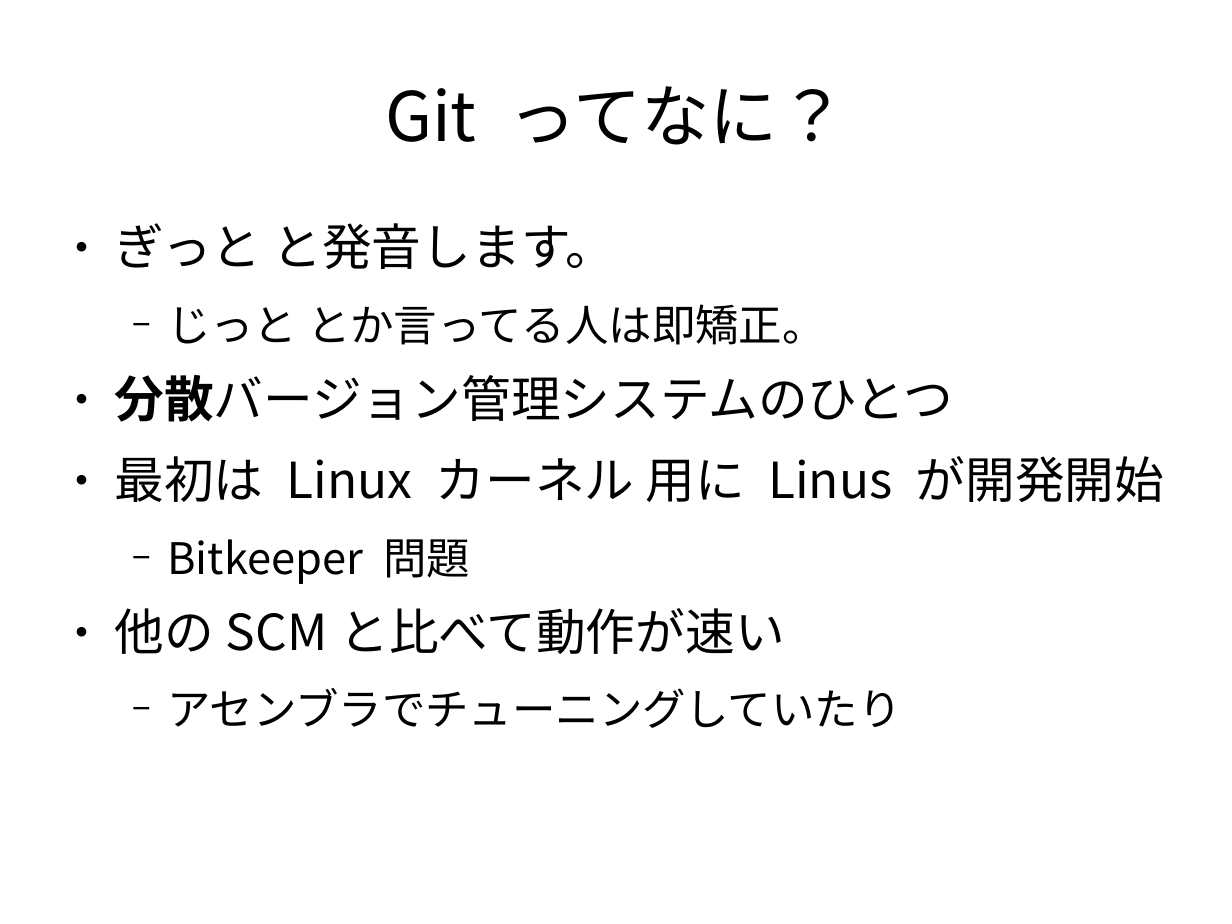
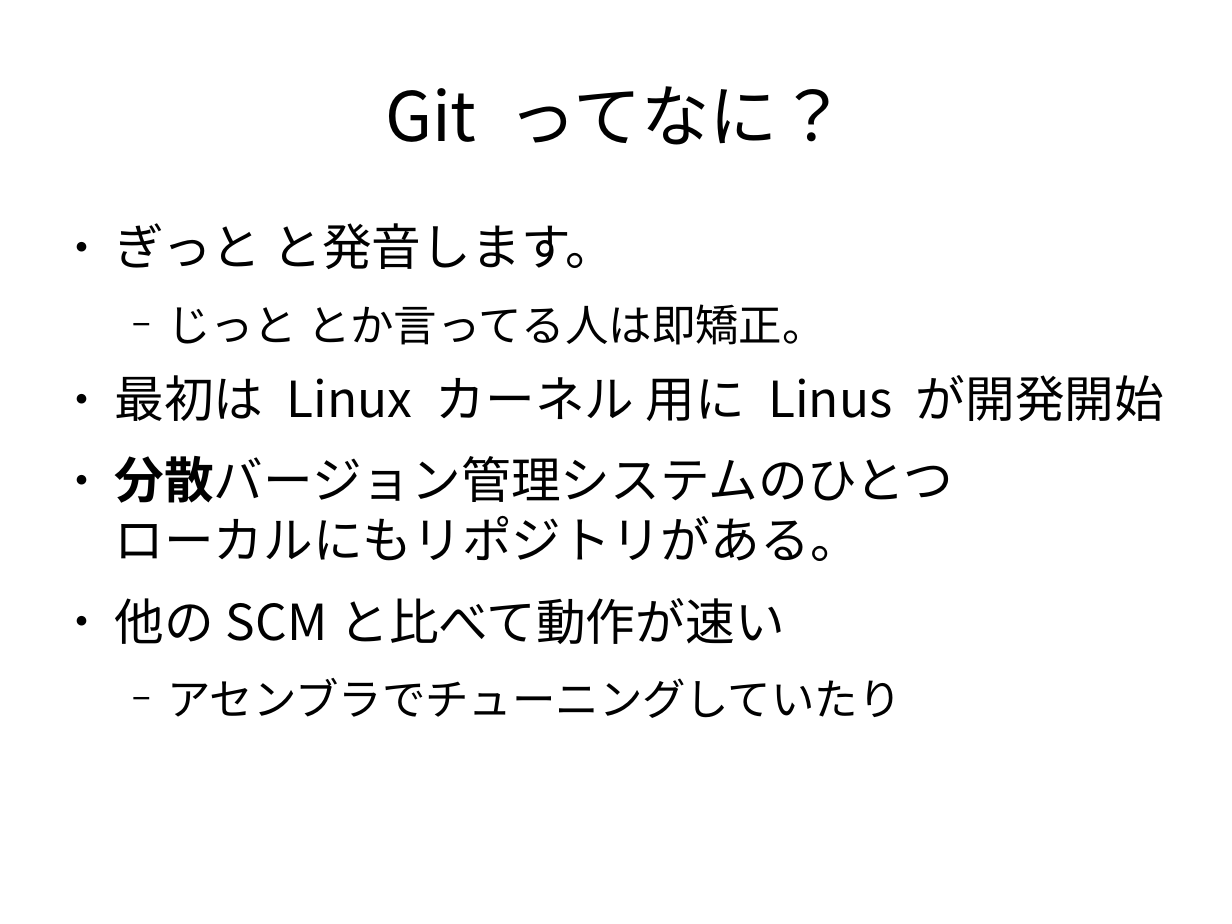
Before and after one commit to dancerj/monthly-report, a slide deck: slide 4 of osc2008-git.odp. Drawn at 1232x924 pixels with LibreOffice and Linux fonts; fonts in the diff are those of the drawing; background and template pictures are left out. Boxes give left, top, right and bottom in pixels: in the first picture for what was removed or moved away, otherwise in the second. Text is boxed around its words. In the diff, an @@ line names an element or a change of style, - is before the commit and + after.

```diff
--- a/osc2008-git.odp
+++ b/osc2008-git.odp
@@ text at (114, 375, 953, 422): paragraph removed @@
-● 分散バージョン管理システムのひとつ
@@ text at (114, 456, 953, 561): text changed; size 28 to 32 pt @@
-  − Bitkeeper 問題
+● 分散バージョン管理システムのひとつ
+  ローカルにもリポジトリがある。
```
Also in this commit, not shown: 3 other slides changed.
